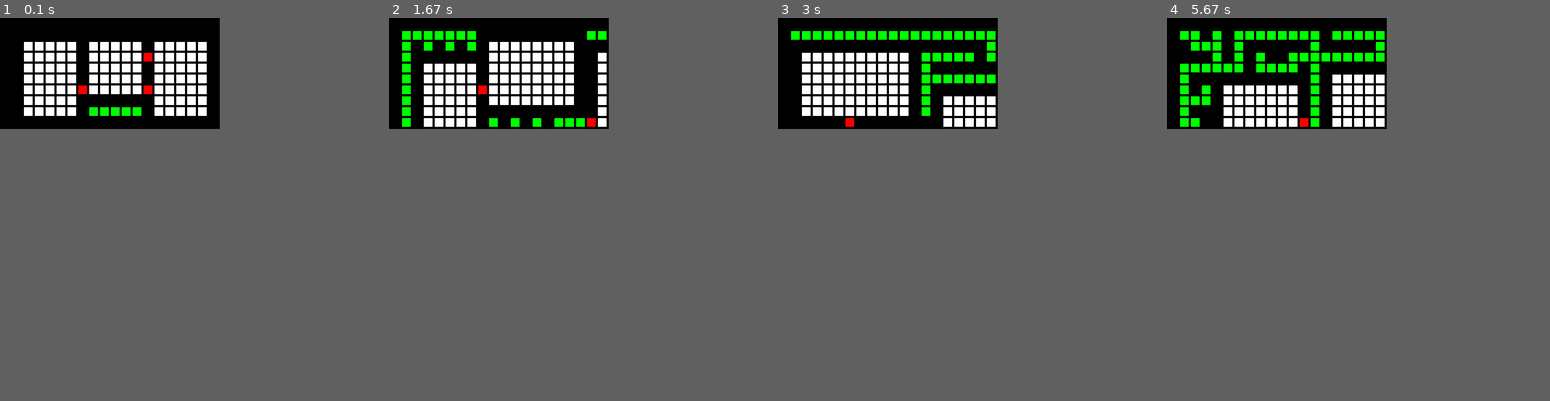
Above: before the commit, frames 1-4 (left to right).
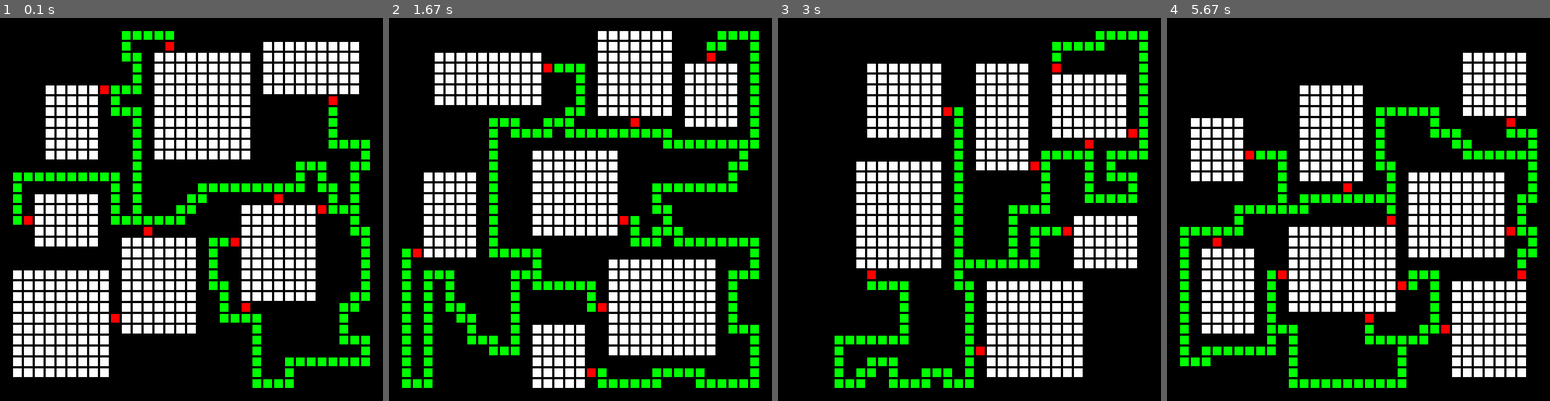
Above: after the commit, the same moments.

Repository: gagelarsen/dungeons
Game: pygame game, started from examples/pygame/demo.py
Same seed, same stepped clock (60 frames per second), same inputs: the game is played once before the commit and once after it.
Inputs (mouse positions are in pixels of both pictures, inside the frame that each line leads up to):
- Up to frame 1 (0.1 s): no input
- Up to frame 2 (1.67 s): click (500, 71) at 0.38 s; click (431, 56) at 0.72 s; click (523, 83) at 1.05 s; click (503, 37) at 1.38 s
- Up to frame 3 (3 s): click (889, 86) at 1.72 s; click (946, 90) at 2.05 s; click (946, 63) at 2.38 s; click (969, 63) at 2.72 s
- Up to frame 4 (5.67 s): click (1354, 94) at 3.05 s; click (1285, 67) at 3.38 s; click (1228, 52) at 3.72 s; click (1335, 86) at 4.05 s; click (1243, 37) at 4.38 s; click (1354, 71) at 4.72 s; click (1235, 48) at 5.05 s; click (1262, 40) at 5.38 s
The window is 505x255 before the commit and 880x880 after it. Grey fills any space a smaller window leaves; there, only what the larger window draws over its background counts as a difference.

The runs differ from the first frame. In frame 1, 29% of the frame differs, in the area x 3-97%, y 3-97%; in frame 2, 29%; in frame 3, 27%; in frame 4, 31%.

Commit message:
first try at cutting out dead ends from the maze

Diff:
--- a/dungeons/dungeon.py
+++ b/dungeons/dungeon.py
@@ -53,6 +53,9 @@
         # Add Passages
         self._carve_passages()
         self._open_rooms()
+
+        # Remove Dead Ends
+        self._remove_dead_ends()
 
     @property
     def width(self):
@@ -247,6 +250,26 @@
                 return False
         return True
 
+    def _remove_dead_ends(self):
+        """Remove maze dead ends."""
+        for y in range(0, self._height):
+            for x in range(0, self._width):
+                self._remove_dead_ends_helper(x, y)
+
+    def _remove_dead_ends_helper(self, x, y):
+        cell = self._get_dungeon_cell(x, y)
+        if cell == self.DUNGEON_HALL:
+            d_pad_directions = [x for x in directions.DPAD_DIRECTIONS]
+            connections = []
+            for direction in d_pad_directions:
+                connected_cell = self._get_dungeon_cell(x + direction.x, y + direction.y)
+                if connected_cell in [self.DUNGEON_HALL, self.DUNGEON_DOORWAY, self.DUNGEON_ROOM]:
+                    connections.append((x + direction.x, y + direction.y))
+            if len(connections) <= 1:
+                self._set_dungeon_cell(x, y, self.DUNGEON_WALL)
+                if len(connections) == 1:
+                    self._remove_dead_ends_helper(connections[0][0], connections[0][1])
+
     def print_dungeon(self):
         """A function to print the dungeon to standard out."""
         # Print Room in dungeon
--- a/examples/pygame/demo.py
+++ b/examples/pygame/demo.py
@@ -25,8 +25,8 @@
 MARGIN = 5
 
 # MY CODE
-dungeon_width = 20
-dungeon_height = 10
+dungeon_width = 35
+dungeon_height = 35
 dungeon = Dungeon(width=dungeon_width, height=dungeon_height, random_seed=2)
 
 # Create a 2 dimensional array. A two dimensional
--- a/tests/test_dungeon.py
+++ b/tests/test_dungeon.py
@@ -38,7 +38,7 @@
         'XX     X     X     X\n' \
         'XX     $     $     X\n' \
         'XX     XXXXXXX     X\n' \
-        'XX     X*****X     X\n' \
+        'XX     XXXXXXX     X\n' \
         'XXXXXXXXXXXXXXXXXXXX\n'
 
     assert captured.out == expected
